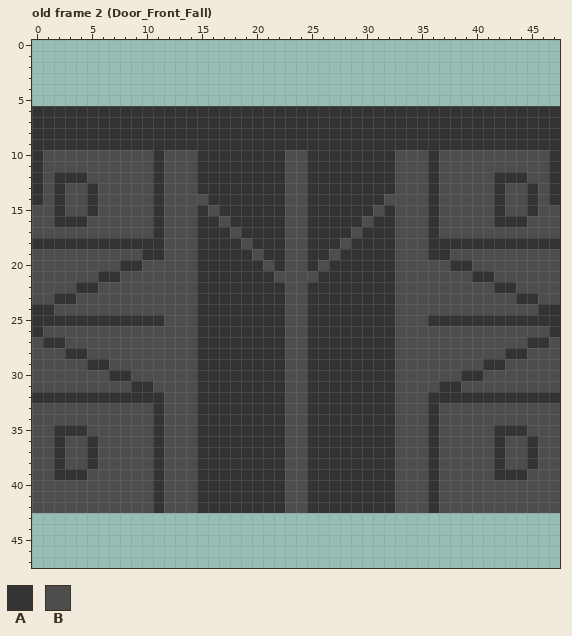
Two versions of one pixel-art file, ClientGV/Assets/ArtWork/WhiteBlock/Test_Tile_Door/Door_Front.aseprite. That is the earlier state.
48x48 pixels, 8 frames. Shown: old frame 2 (Door_Front_Fall). The commit also changed other frames, which this record leaves out.
Palette (. is transparent): A #333333  B #4d4d4d
Pixels before, old frame 2 (Door_Front_Fall), first column x 0:
 6 AAAAAAAAAAAAAAAAAAAAAAAAAAAAAAAAAAAAAAAAAAAAAAAA
 7 AAAAAAAAAAAAAAAAAAAAAAAAAAAAAAAAAAAAAAAAAAAAAAAA
 8 AAAAAAAAAAAAAAAAAAAAAAAAAAAAAAAAAAAAAAAAAAAAAAAA
 9 AAAAAAAAAAAAAAAAAAAAAAAAAAAAAAAAAAAAAAAAAAAAAAAA
10 ABBBBBBBBBBABBBAAAAAAAABBAAAAAAAABBBABBBBBBBBBBA
11 ABBBBBBBBBBABBBAAAAAAAABBAAAAAAAABBBABBBBBBBBBBA
12 ABAAABBBBBBABBBAAAAAAAABBAAAAAAAABBBABBBBBAAABBA
13 ABABBABBBBBABBBAAAAAAAABBAAAAAAAABBBABBBBBABBABA
14 ABABBABBBBBABBBBAAAAAAABBAAAAAAABBBBABBBBBABBABA
15 BBABBABBBBBABBBABAAAAAABBAAAAAABABBBABBBBBABBABB
16 BBAAABBBBBBABBBAABAAAAABBAAAAABAABBBABBBBBAAABBB
17 BBBBBBBBBBBABBBAAABAAAABBAAAABAAABBBABBBBBBBBBBB
18 AAAAAAAAAAAABBBAAAABAAABBAAABAAAABBBAAAAAAAAAAAA
19 BBBBBBBBBBAABBBAAAAABAABBAABAAAAABBBAABBBBBBBBBB
20 BBBBBBBBAABBBBBAAAAAABABBABAAAAAABBBBBAABBBBBBBB
21 BBBBBBAABBBBBBBAAAAAAABBBBAAAAAAABBBBBBBAABBBBBB
22 BBBBAABBBBBBBBBAAAAAAAABBAAAAAAAABBBBBBBBBAABBBB
23 BBAABBBBBBBBBBBAAAAAAAABBAAAAAAAABBBBBBBBBBBAABB
24 AABBBBBBBBBBBBBAAAAAAAABBAAAAAAAABBBBBBBBBBBBBAA
25 AAAAAAAAAAAABBBAAAAAAAABBAAAAAAAABBBAAAAAAAAAAAA
26 ABBBBBBBBBBBBBBAAAAAAAABBAAAAAAAABBBBBBBBBBBBBBA
27 BAABBBBBBBBBBBBAAAAAAAABBAAAAAAAABBBBBBBBBBBBAAB
28 BBBAABBBBBBBBBBAAAAAAAABBAAAAAAAABBBBBBBBBBAABBB
29 BBBBBAABBBBBBBBAAAAAAAABBAAAAAAAABBBBBBBBAABBBBB
30 BBBBBBBAABBBBBBAAAAAAAABBAAAAAAAABBBBBBAABBBBBBB
31 BBBBBBBBBAABBBBAAAAAAAABBAAAAAAAABBBBAABBBBBBBBB
32 AAAAAAAAAAAABBBAAAAAAAABBAAAAAAAABBBAAAAAAAAAAAA
33 BBBBBBBBBBBABBBAAAAAAAABBAAAAAAAABBBABBBBBBBBBBB
34 BBBBBBBBBBBABBBAAAAAAAABBAAAAAAAABBBABBBBBBBBBBB
35 BBAAABBBBBBABBBAAAAAAAABBAAAAAAAABBBABBBBBAAABBB
36 BBABBABBBBBABBBAAAAAAAABBAAAAAAAABBBABBBBBABBABB
37 BBABBABBBBBABBBAAAAAAAABBAAAAAAAABBBABBBBBABBABB
38 BBABBABBBBBABBBAAAAAAAABBAAAAAAAABBBABBBBBABBABB
39 BBAAABBBBBBABBBAAAAAAAABBAAAAAAAABBBABBBBBAAABBB
40 BBBBBBBBBBBABBBAAAAAAAABBAAAAAAAABBBABBBBBBBBBBB
41 BBBBBBBBBBBABBBAAAAAAAABBAAAAAAAABBBABBBBBBBBBBB
42 BBBBBBBBBBBABBBAAAAAAAABBAAAAAAAABBBABBBBBBBBBBB
After:
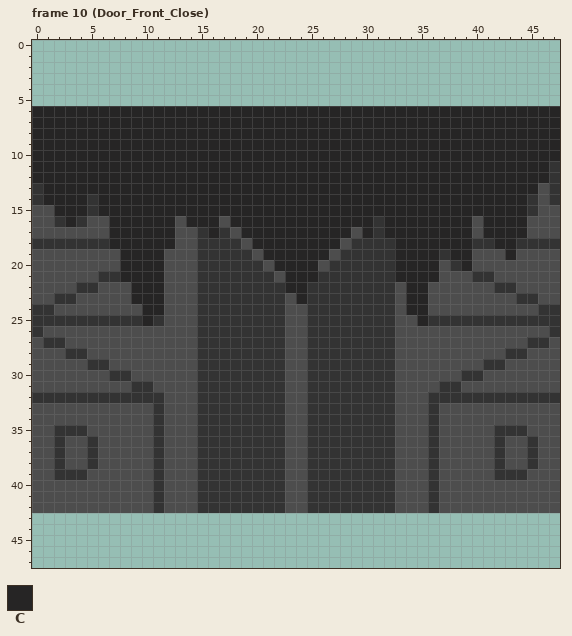
Colours new in this view: C #262525
A new or re-ordered frame is compared with the old frame closest to it.
Difference:
frames 8 -> 14
Changed rows in their new state; - is an unchanged pixel.
Frame 10 (Door_Front_Close) is new; against old frame 2 (Door_Front_Fall):
first column x 0:
 6 CCCCCCCCCCCCCCCCCCCCCCCCCCCCCCCCCCCCCCCCCCCCCCCC
 7 CCCCCCCCCCCCCCCCCCCCCCCCCCCCCCCCCCCCCCCCCCCCCCCC
 8 CCCCCCCCCCCCCCCCCCCCCCCCCCCCCCCCCCCCCCCCCCCCCCCC
 9 CCCCCCCCCCCCCCCCCCCCCCCCCCCCCCCCCCCCCCCCCCCCCCCC
10 CCCCCCCCCCCCCCCCCCCCCCCCCCCCCCCCCCCCCCCCCCCCCCCC
11 CCCCCCCCCCCCCCCCCCCCCCCCCCCCCCCCCCCCCCCCCCCCCCC-
12 CCCCCCCCCCCCCCCCCCCCCCCCCCCCCCCCCCCCCCCCCCCCCCC-
13 -CCCCCCCCCCCCCCCCCCCCCCCCCCCCCCCCCCCCCCCCCCCCC--
14 -CCCC-CCCCCCCCCCCCCCCCCCCCCCCCCCCCCCCCCCCCCCC---
15 --CCC-CCCCCCCCCCCCCCCCCCCCCCCCCCCCCCCCCCCCCCC---
16 ---C---CCCCCC-CCC-CCCCCCCCCCCCC-CCCCCCCC-CCCC---
17 -------CCCCCC---C--CCCCCCCCCC-C-CCCCCCCC-CCCC---
18 -------CCCCCC-------CCCCCCCC-----CCCCCCC--CC----
19 --------CCCC---------CCCCCC------CCCC-CC---C----
20 --------CCCC----------CCCC-------CCCC--C--------
21 --------CCCC-----------CCC-------CCCC-----------
22 ---------CCC-----------CC---------CC------------
23 ---------CCC------------C---------CC------------
24 ----------CC----------------------CC------------
25 ----------C------------------------C------------
